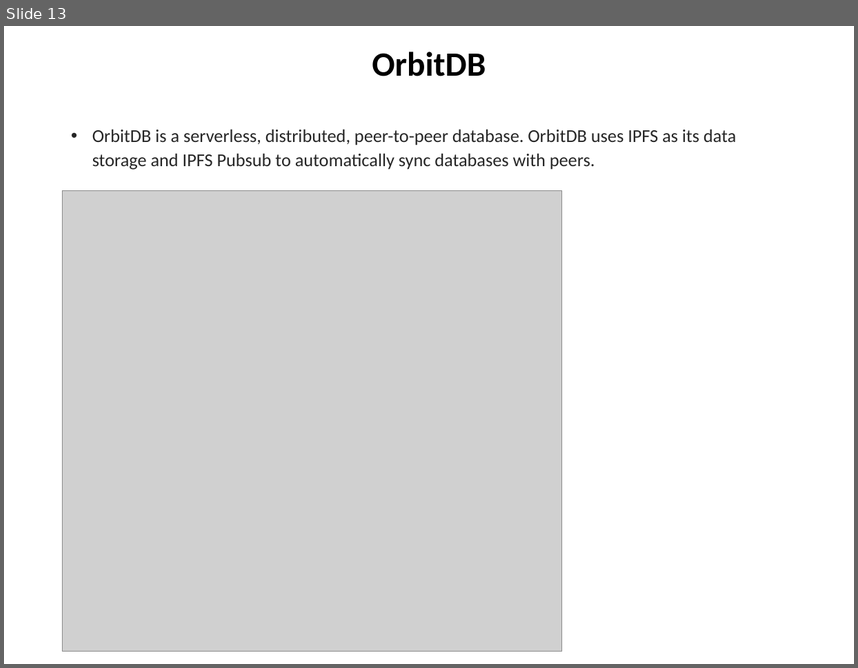
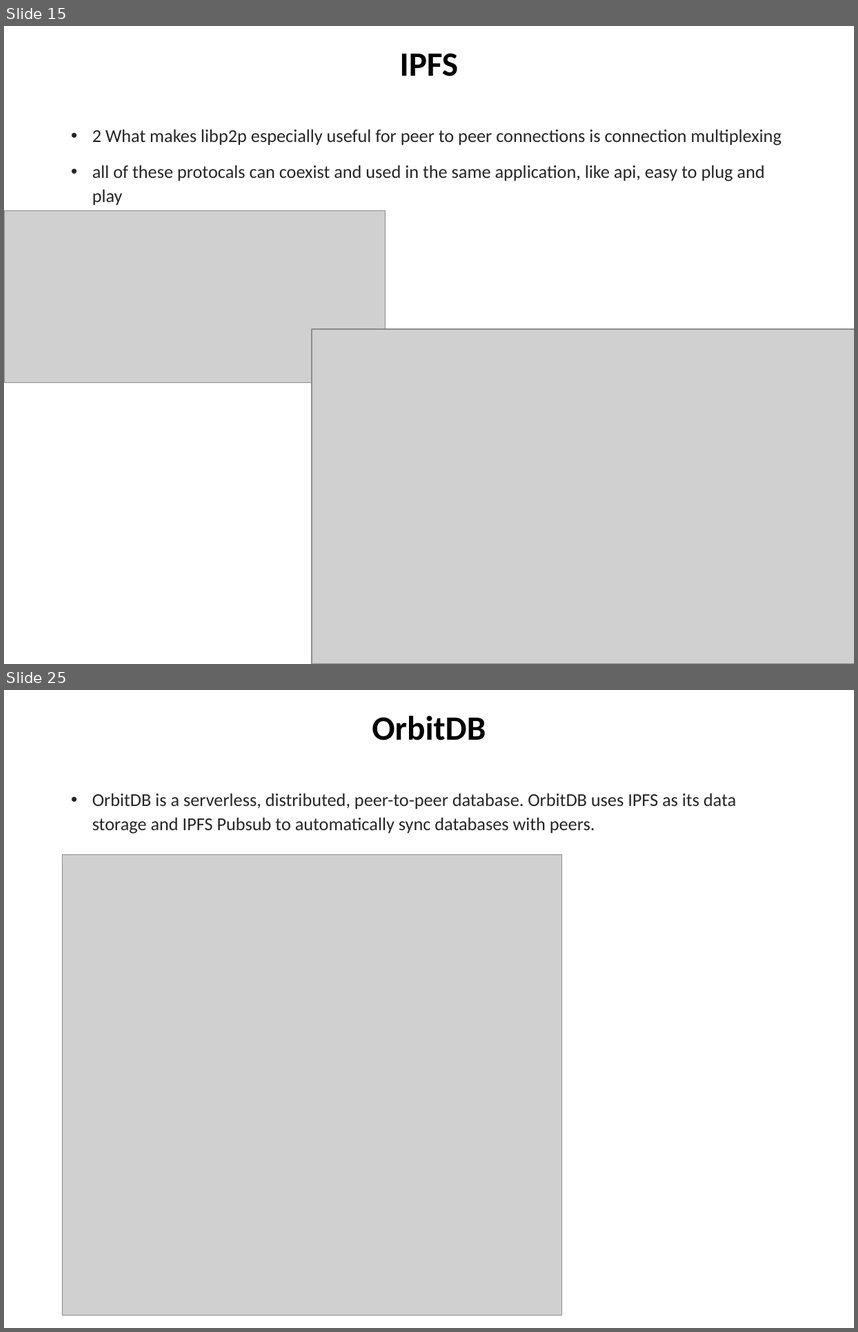
Before and after one commit to chuacw/SGUS-Slides, a slide deck: BCI - Batch2 - Day13 - IPFS.pptx. Shown one above the other, each under a label of ours: slide 13 before the commit, slides 15 and 25 after it; the slides between them are not shown. The pictures are 858x668 and 858x1332 pixels, drawn with LibreOffice and Linux fonts; fonts in the diff are those of the drawing; grey boxes stand for pictures. Boxes give left, top, right and bottom in pixels: in the first picture for what was removed or moved away, otherwise in the second. Text is boxed around its words. In the diff, an @@ line names an element or a change of style, - is before the commit and + after.

```diff
--- a/BCI - Batch2 - Day13 - IPFS.pptx
+++ b/BCI - Batch2 - Day13 - IPFS.pptx
@@ slide 15 added at [4,26,854,664], background #FFFFFF @@
@@ title added at [400,53,459,76], 28.8 pt, text #000000, bold @@
+IPFS
@@ text added at [92,129,782,205], 15.4 pt, text #262626 @@
+• 2 What makes libp2p especially useful for peer to peer connections is connection multiplexing
+• all of these protocals can coexist and used in the same application, like api, easy to plug and play
@@ picture added at [4,210,386,382] @@
@@ picture added at [312,329,854,664] @@
@@ what was slide 13 is now slide 25 @@
```
Also in this commit, not shown: 13 slides changed, 12 other slides added, 3 other files.
